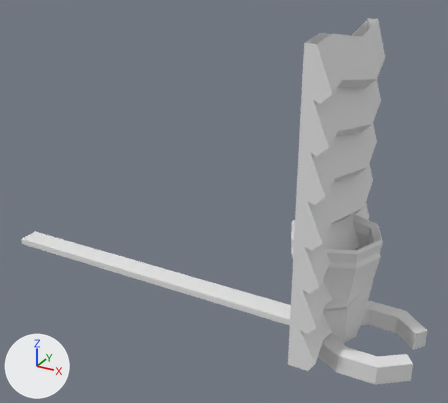
The FBX model MGSC/Assets/Project/Art/Environment/Props/Game Play Props/SlushStation/SM_SlushServingAnim.fbx: old version first, new version second.
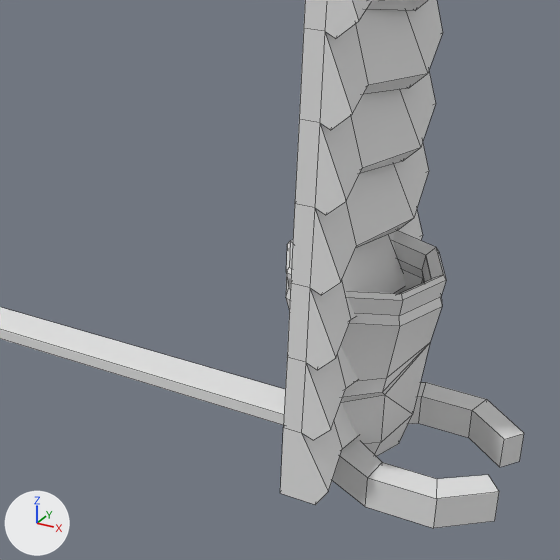
There are two pictures of each version: one whole from a 50 mm lens placed at (0.258, -0.819, 0.592), pointed at (-0.196, 0.007, 0.179), one close up on the part from 28% to 100% of the width and 20% to 100% of the height. The axes (+X, +Y, +Z) are drawn at lower left. The lights are the same throughout. The older version's two pictures come first. The close-ups show mesh edges as thin lines. Where no turn or scale is listed for an object, it has been applied to the vertices.

The first close-up shows 'SM_Glass', 'SM_SlushArm', 'SM_SlushClaw_L', 'SM_SlushClaw_R', 'SM_SlushCurtain'.
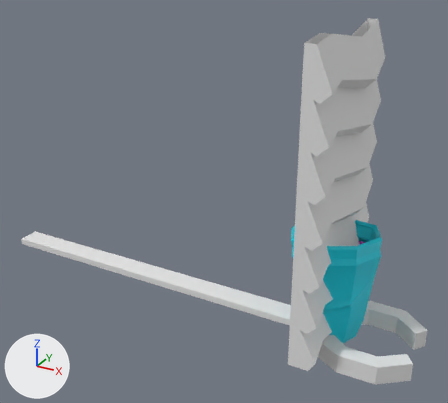
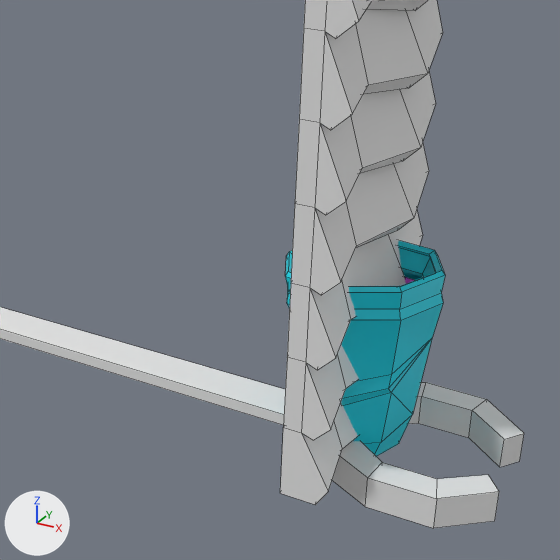
Commit message: slush mat

Where the change shows, as pixel boxes [x1, y1, x2, y2] in the close-ups (560 x 560 px; the box of a moved part takes in the faces that stretch with it):
'SM_Glass', reshaped: before [286, 231, 446, 456]; after [285, 241, 445, 456]
part 1 of me_sm_glass_001, moved or reshaped (mostly hidden afterwards): before [395, 269, 423, 294]; after [405, 277, 415, 284]
part 2 of me_sm_glass_001, recoloured: before [286, 231, 446, 456]; after [285, 241, 445, 456]

Edits to the bpy script that builds the scene:
```text
Add mat_id2:
    mat_id2 = principled_material('ID2')
    mat_id2.base_color = (0.664, 0.106, 0.8)  # pink #d55ce7
Add mat_id1:
    mat_id1 = principled_material('ID1')
    mat_id1.base_color = (0.000085, 0.652, 0.8)  # cyan #00d3e7
Change me_sm_glass_001:
    used by ob_sm_glass; location = (0.0, 0.0, 0.0)
    remove me_sm_glass_001.from_pydata(...)  # 130 vertices, 138 faces; spans x -0.072..0.072, y -0.072..0.072, z -0.001..0.177
    add me_sm_glass_001.from_pydata(...)  # 113 vertices, 114 faces; spans x -0.073..0.072, y -0.07..0.075, z -0.001..0.182
    me_sm_glass_001 part 1
    20 vertices are removed from x -0.049..0.05, y -0.046..0.043, z 0.013..0.111
    41 faces are deleted
    80 vertices move from x -0.072..0.072, y -0.072..0.072, z 0.053..0.177 to x -0.073..0.072, y -0.07..0.075, z 0.056..0.182
    3 vertices are added at (0.045, 0.006, 0.099), (-0.023, -0.023, 0.082), (-0.041, 0.009, 0.089)
    17 new faces join them, mat_id2 (pink #d55ce7)
    me_sm_glass_001 part 2: 97 faces spanning x -0.073..0.072, y -0.07..0.075, z -0.001..0.182 switch from no material to mat_id1 (cyan #00d3e7)
    add me_sm_glass_001.materials.append(mat_id2)  # pink #d55ce7
```
